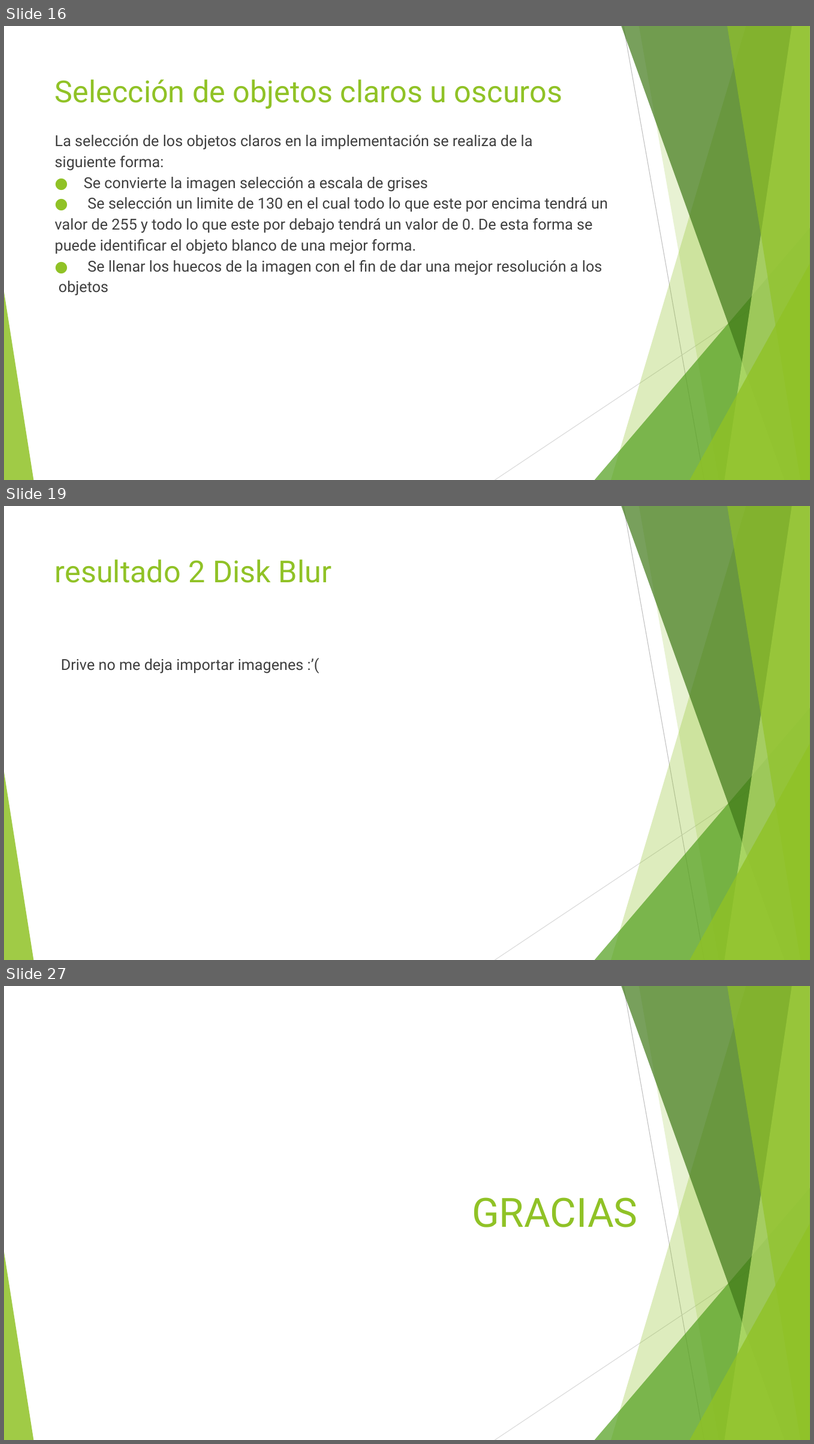
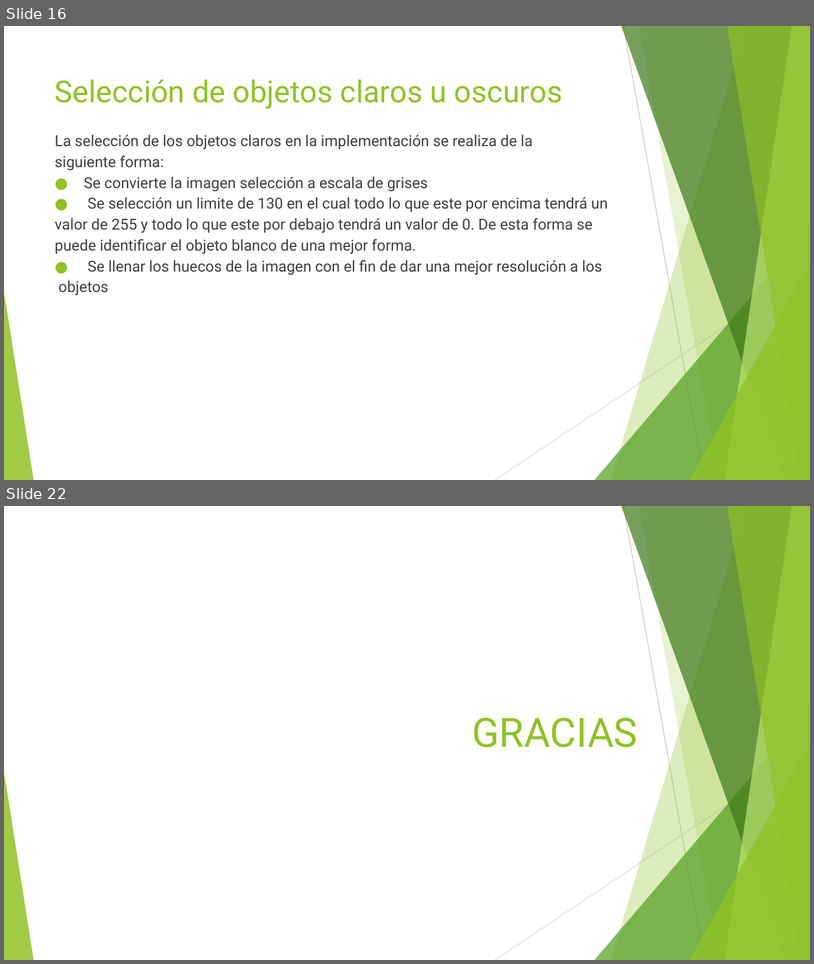
Before and after one commit to metalslayer95/HPC0120152, a slide deck: Final/Blur.pptx.pptx. Shown one above the other, each under a label of ours: slides 16, 19 and 27 before the commit, slides 16 and 22 after it; the slides between them are not shown. The pictures are 814x1444 and 814x964 pixels, drawn with LibreOffice and Linux fonts; fonts in the diff are those of the drawing. Boxes give left, top, right and bottom in pixels: in the first picture for what was removed or moved away, otherwise in the second. Text is boxed around its words. In the diff, an @@ line names an element or a change of style, - is before the commit and + after.

```diff
--- a/Final/Blur.pptx.pptx
+++ b/Final/Blur.pptx.pptx
@@ slide 19 removed at (x1=4, y1=506, x2=810, y2=960), background #FFFFFF; not listed: 10 template elements that a slide beside it also shows @@
@@ title removed at (x1=55, y1=559, x2=332, y2=583) @@
-resultado 2 Disk Blur
@@ text removed at (x1=61, y1=658, x2=304, y2=673) @@
-Drive no me deja importar imagenes :’(
@@ what was slide 27 is now slide 22 @@
```
Also in this commit, not shown: 1 slide changed, 5 slides added, 9 other slides removed, 1 other file.
